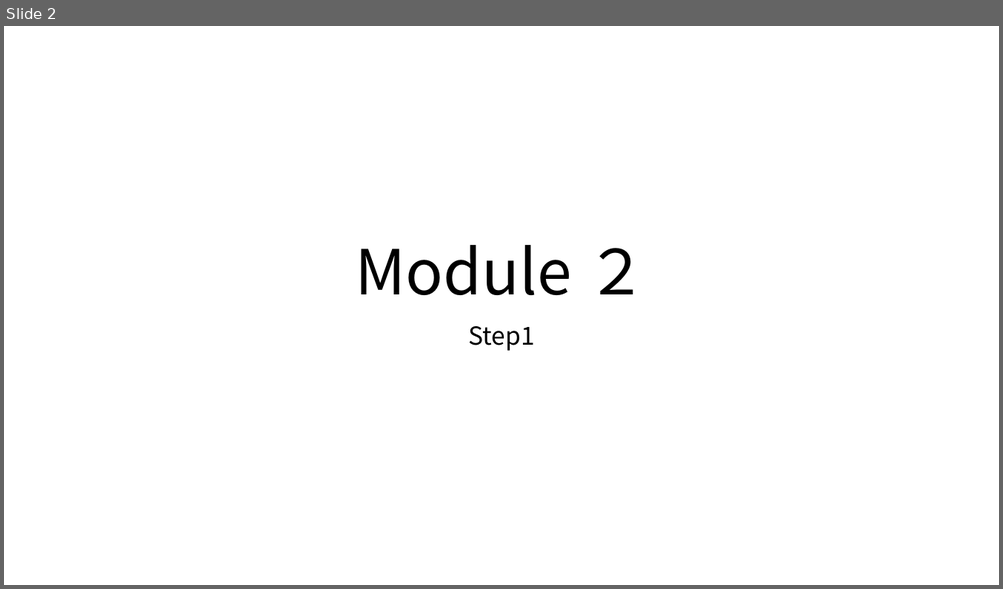
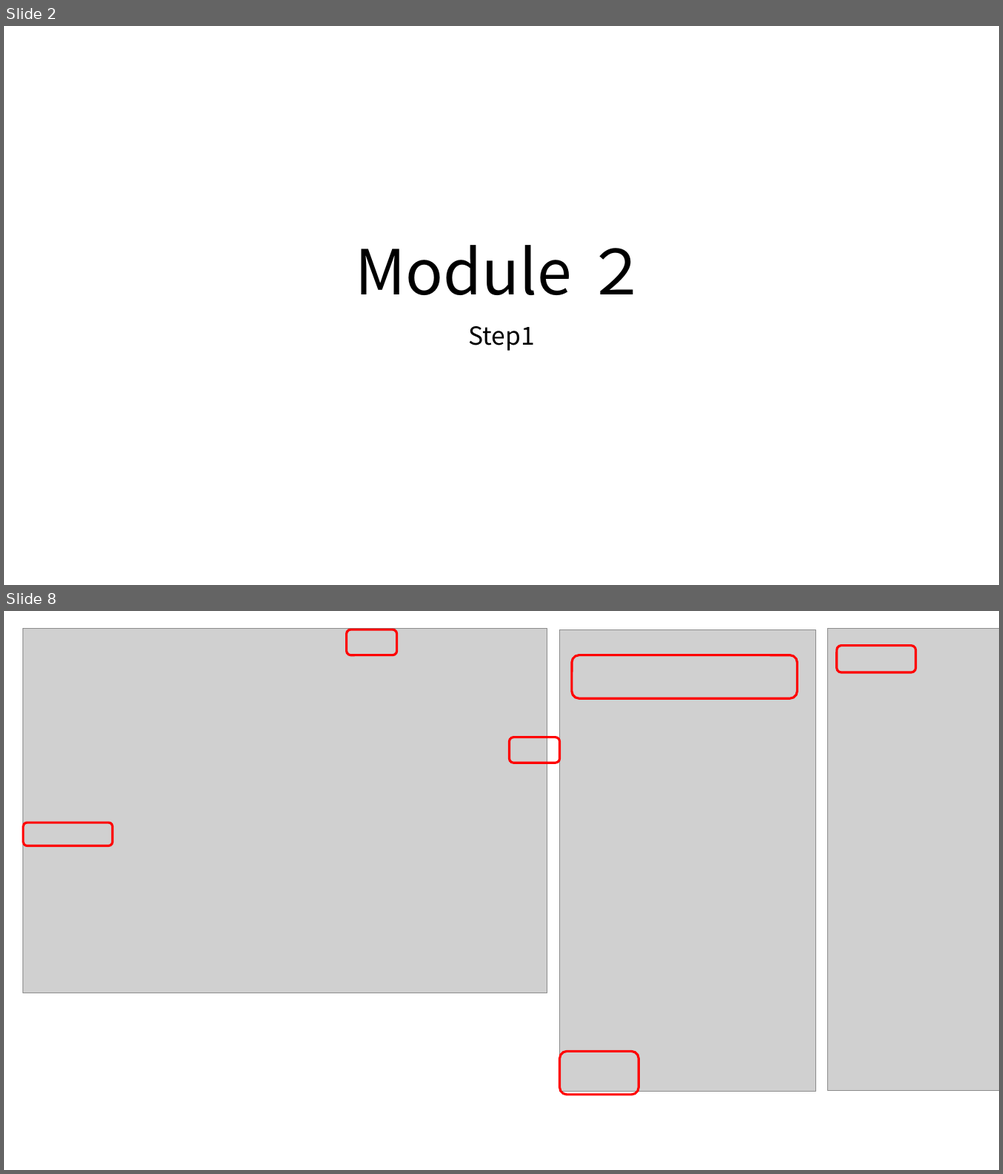
Before and after one commit to ayuina/fusion-dev-sample, a slide deck: docs/images/figures02.pptx. Shown one above the other, each under a label of ours: slide 2 before the commit, slides 2 and 8 after it; the slides between them are not shown. The pictures are 1003x589 and 1003x1174 pixels, drawn with LibreOffice and Linux fonts; fonts in the diff are those of the drawing; grey boxes stand for pictures. Boxes give left, top, right and bottom in pixels: in the first picture for what was removed or moved away, otherwise in the second. Text is boxed around its words. In the diff, an @@ line names an element or a change of style, - is before the commit and + after.

```diff
--- a/docs/images/figures02.pptx
+++ b/docs/images/figures02.pptx
@@ slide 8 added at [4,611,999,1170], background #FFFFFF @@
@@ picture added at [22,628,546,993] @@
@@ rounded rectangle added at [347,629,397,655], outline #FF0000 2.25 pt @@
@@ picture added at [560,629,816,1092] @@
@@ picture added at [828,628,999,1091] @@
@@ rounded rectangle added at [572,655,797,698], outline #FF0000 2.25 pt @@
@@ rounded rectangle added at [836,645,916,672], outline #FF0000 2.25 pt @@
@@ rounded rectangle added at [509,737,560,763], outline #FF0000 2.25 pt @@
@@ rounded rectangle added at [23,823,113,846], outline #FF0000 2.25 pt @@
@@ rounded rectangle added at [560,1052,639,1095], outline #FF0000 2.25 pt @@
```
Also in this commit, not shown: 7 other slides added, 8 other files.
